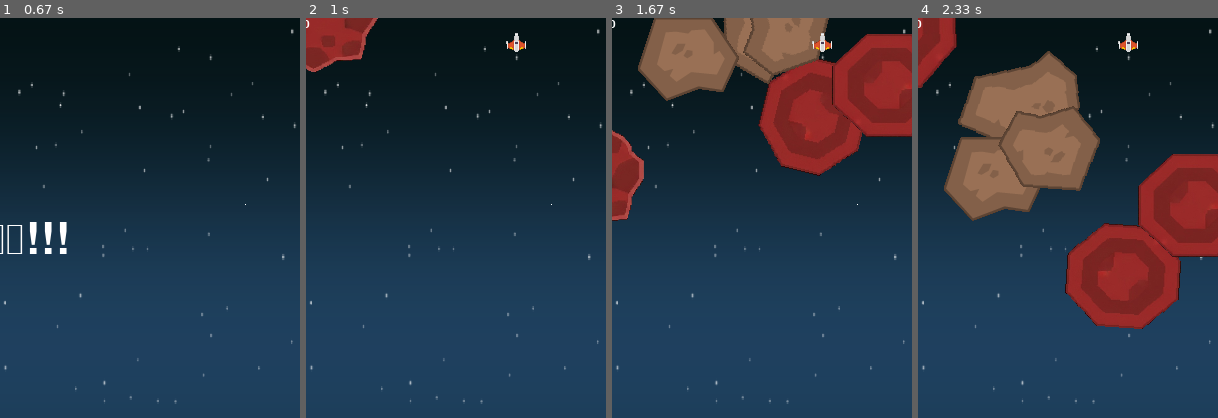
Above: before the commit, frames 1-4 (left to right).
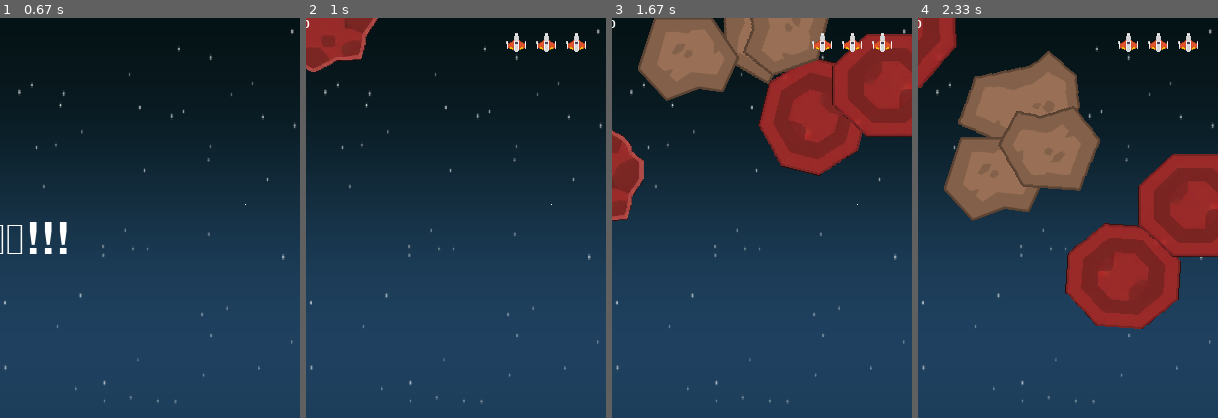
Above: after the commit, the same moments.

Repository: jz588738-byte/my-first-pygame
Game: pygame game, started from main.py
Two runs of this game, one before a commit and one after it. Both use one fixed random seed, a clock stepped at 60 frames per second and the inputs below.
Inputs:
- Up to frame 1 (0.67 s): hold D from 0.33 s (still down)
- Up to frame 2 (1 s): release D at 0.8 s; hold D from 0.83 s (still down)
- Up to frame 3 (1.67 s): release D at 1.3 s; hold A from 1.33 s (still down)
- Up to frame 4 (2.33 s): release A at 1.87 s; hold A 1.9-2.3 s
The pictures show only the part of the screen within x 50-100%, y 0-50%; the shares and areas given below are measured in that part.

Frame 1 is identical in both runs. In frame 2, 0.3% of the frame differs, in the area x 76-94%, y 3-9%; in frame 3, 0.3%; in frame 4, 0.3%.

Commit message:
feat: 實現玩家重生無敵時間與閃爍視覺效果
1. 增加玩家重生後的 3 秒無敵時間。
2. 實現無敵期間的平滑閃爍動畫。
3. 修正主迴圈中的碰撞判定，確保無敵時不觸發傷害特效。

Diff:
--- a/main.py
+++ b/main.py
@@ -91,42 +91,25 @@
     #石頭和子彈的碰撞
     hits = pygame.sprite.groupcollide(game.rocks,game.bullets,True,True)
     for hit in hits:
-        expl_sound = random.choice(res['sound']['expls'])
-        expl_sound.set_volume(0.5)
-        expl_sound.play()
-        game.score += int(hit.radius)
-        if not isinstance(hit, ExplodingRock):
-            expl = Explosion(hit.rect.center, 'lg', res)
-            game.all_sprites.add(expl)
-        #寶物的掉落
-        if random.random() > 0.9:
-            power = Power_up(res, hit.rect.center)
-            game.all_sprites.add(power)
-            game.powers.add(power)
-        #子彈射擊到的石頭種類
-        if isinstance(hit, SplitRock):
-            hit.split(game.all_sprites, game.rocks)
-            continue
-        elif isinstance(hit, ExplodingRock):
-            hit.damage_exploding(game.all_sprites, game.rocks, Explosion, game)
-            continue
+        hit.destroy(game, Explosion, Power_up)
 
 
     #飛機和石頭的碰撞
-    hits = pygame.sprite.spritecollide(game.player,game.rocks,True,pygame.sprite.collide_circle)
-    for hit in hits:
-        game.player.health -= hit.radius
-        expl = Explosion(hit.rect.center, 'sm', res)
-        game.all_sprites.add(expl)
-        res['sound']['crash_player'].play()
-        if game.player.health <= 0:
-            death_expl = Explosion(game.player.rect.center, 'player_die', res)
-            game.all_sprites.add(death_expl)
-            res['sound']['player_die'].play()
-            game.player.lives -= 1
-            if game.player.lives != 0:
-                game.player.health = 100
-                game.player.respawn()
+    if not game.player.is_invincibility:
+        hits = pygame.sprite.spritecollide(game.player,game.rocks,True,pygame.sprite.collide_circle)
+        for hit in hits:
+            game.player.health -= hit.radius
+            expl = Explosion(hit.rect.center, 'sm', res)
+            game.all_sprites.add(expl)
+            res['sound']['crash_player'].play()
+            if game.player.health <= 0:
+                death_expl = Explosion(game.player.rect.center, 'player_die', res)
+                game.all_sprites.add(death_expl)
+                res['sound']['player_die'].play()
+                game.player.lives -= 1
+                if game.player.lives != 0:
+                    game.player.health = 100
+                    game.player.respawn()
 
     #結算畫面
     if game.player.lives <= 0:
--- a/sprites/player.py
+++ b/sprites/player.py
@@ -16,10 +16,11 @@
         self.rect.bottom = HEIGHT - 10
         self.speedx = 8
         #復活的參數
-        self.lives = 1
+        self.lives = 3
         self.health = 100
         self.is_respawn = False
         self.is_invincibility = False
+        self.invincibility_duration = 3000 # 無敵 3 秒
         self.respawn_time = 0
         #升級的參數
         self.grade = 1
@@ -40,6 +41,16 @@
             self.is_respawn = False
             self.rect.centerx = WIDTH // 2
             self.rect.bottom = HEIGHT - 10
+        #無敵閃爍處理
+        if self.is_invincibility:
+            if now - self.respawn_time > self.invincibility_duration:
+                self.is_invincibility = False
+                self.image.set_alpha(255)
+            else:
+                # 使用 sin 函數產生閃爍效果
+                alpha = int(128 + 127 * math.sin(now / 50))
+                self.image.set_alpha(alpha)
+
         #鍵盤控制邏輯
         if not self.is_respawn:
             key_pressed = pygame.key.get_pressed()
